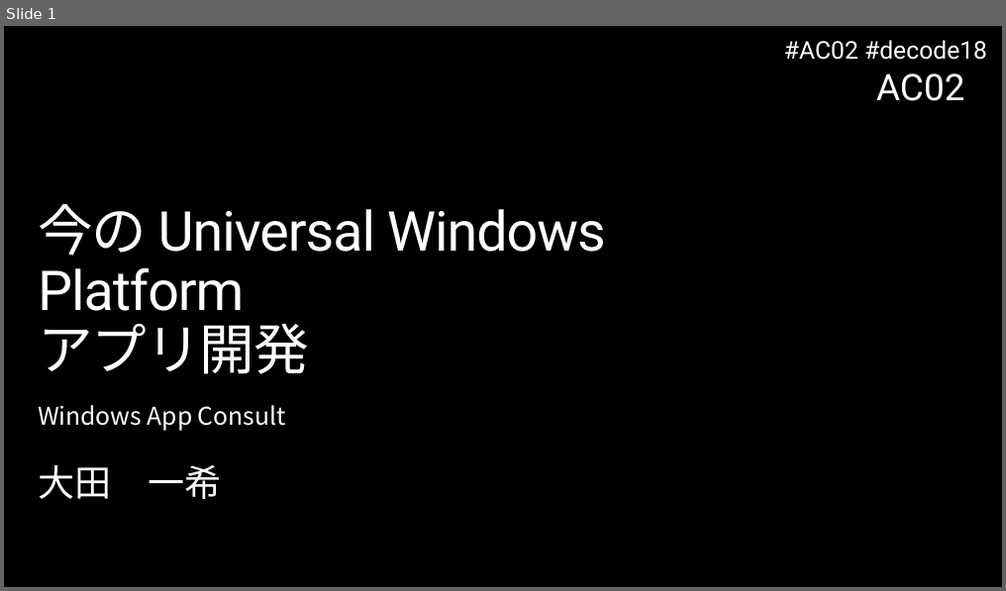
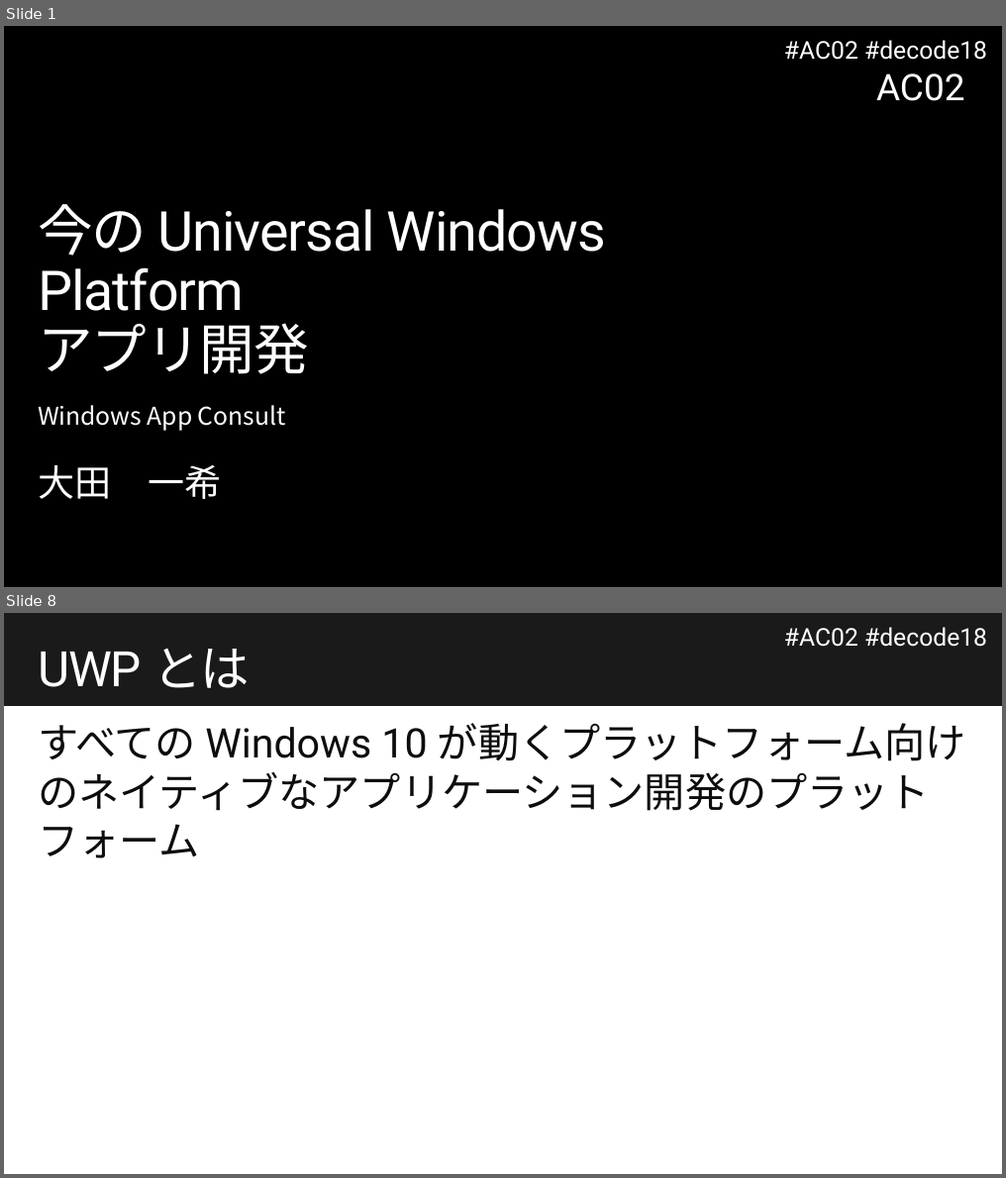
Before and after one commit to runceel/decode2018, a slide deck: docs/AC02.pptx. Shown one above the other, each under a label of ours: slide 1 before the commit, slides 1 and 8 after it; the slides between them are not shown. The pictures are 1006x591 and 1006x1178 pixels, drawn with LibreOffice and Linux fonts; fonts in the diff are those of the drawing; background and template pictures are left out. Boxes give left, top, right and bottom in pixels: in the first picture for what was removed or moved away, otherwise in the second. Text is boxed around its words. In the diff, an @@ line names an element or a change of style, - is before the commit and + after.

```diff
--- a/docs/AC02.pptx
+++ b/docs/AC02.pptx
@@ slide 8 added at (x1=4, y1=613, x2=1002, y2=1174), background #FFFFFF; not listed: 1 template element that a slide beside it also shows @@
@@ rectangle added at (x1=4, y1=613, x2=1002, y2=706), fill #1A1A1A @@
@@ text added at (x1=784, y1=627, x2=987, y2=647), 24 pt, text #1A1A1A @@
+#AC02 #decode18
@@ title added at (x1=38, y1=649, x2=250, y2=688), 48 pt, text #FFFFFF @@
+UWP とは
@@ text added at (x1=38, y1=723, x2=965, y2=811), 40 pt, text #0D0D0D @@
+すべての Windows 10 が動くプラットフォーム向けのネイティブなアプリケーション開発のプラットフォーム
```
Also in this commit, not shown: 9 other slides added.
